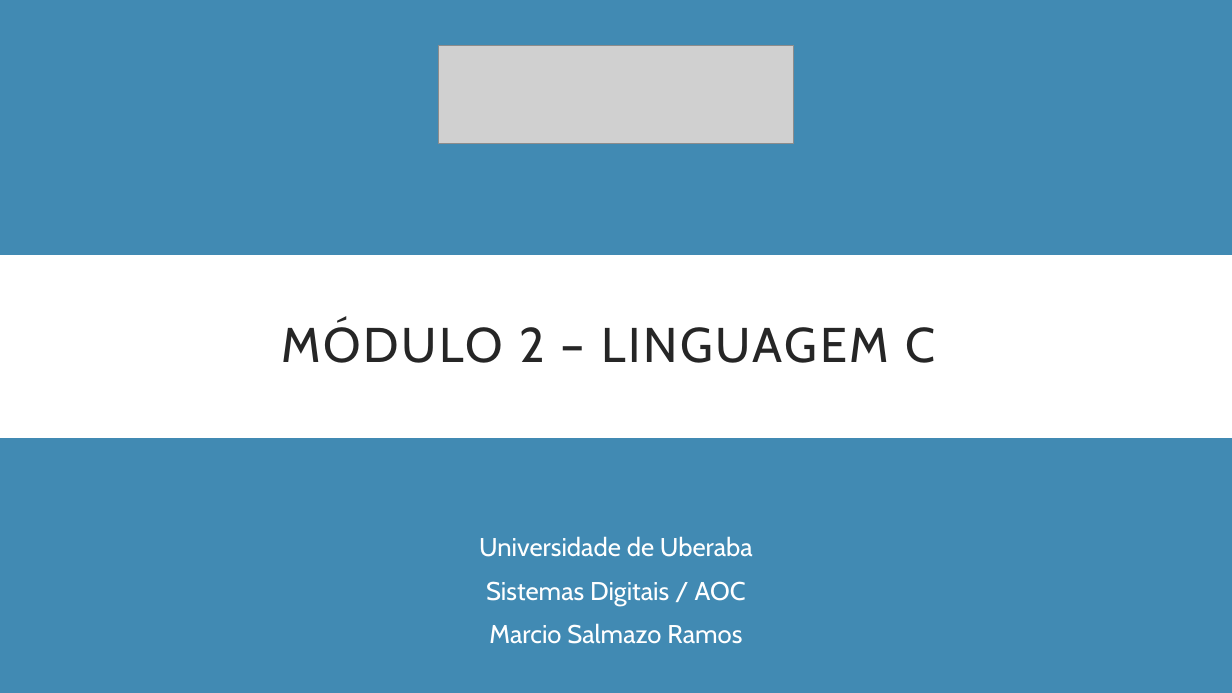
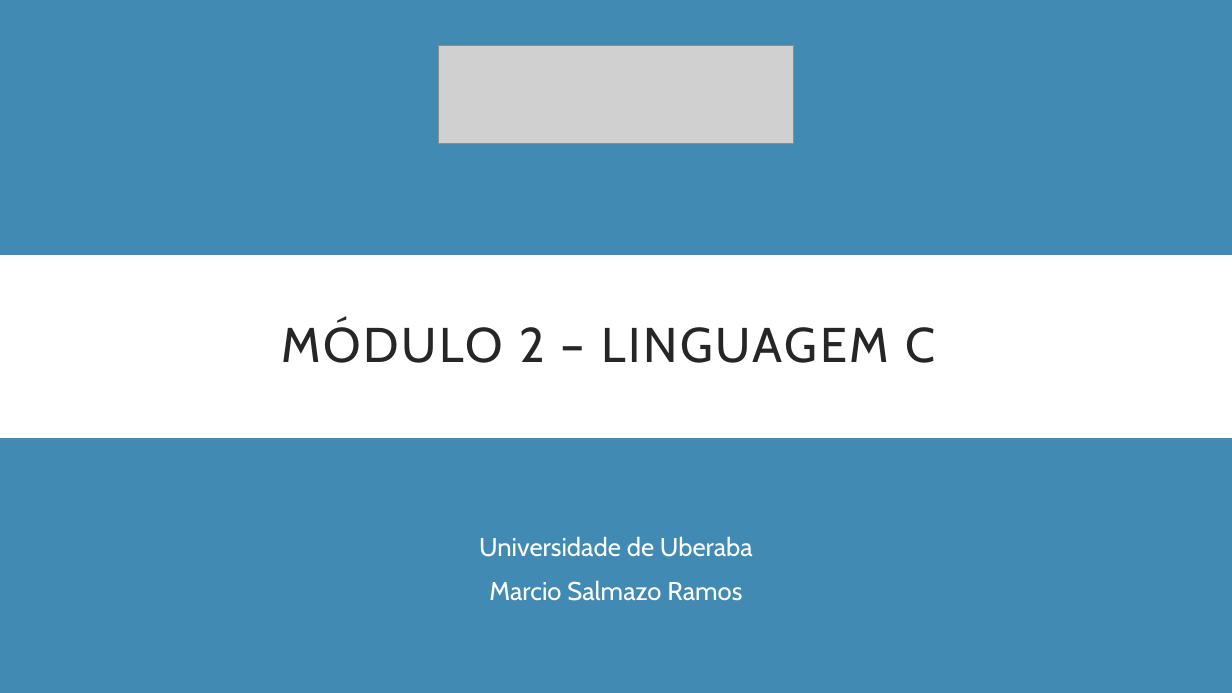
Before and after one commit to Marcio-Salmazo/Aulas, a slide deck: slide 11 of UNIUBE-LP/Teoria_LP.pptx. Drawn at 1232x693 pixels with LibreOffice and Linux fonts; fonts in the diff are those of the drawing; grey boxes stand for pictures. Boxes give left, top, right and bottom in pixels: in the first picture for what was removed or moved away, otherwise in the second. Text is boxed around its words. In the diff, an @@ line names an element or a change of style, - is before the commit and + after.

```diff
--- a/UNIUBE-LP/Teoria_LP.pptx
+++ b/UNIUBE-LP/Teoria_LP.pptx
@@ subtitle at (486,581,746,605): paragraph removed @@
-Sistemas Digitais / AOC
```
Also in this commit, not shown: 2 other slides changed, 15 slides added, 3 other files.
